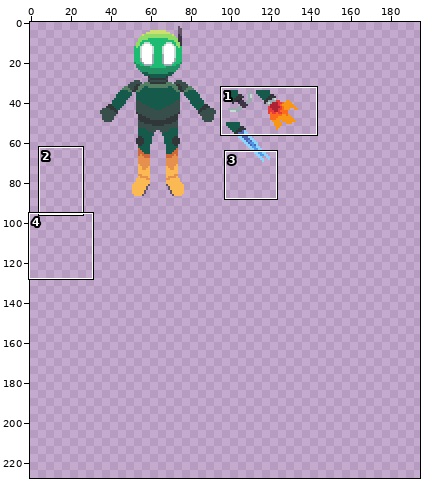
Pixel-art file -- Assets/Resources/Aseprite/player.aseprite. Above: a wide view before the commit, with the close-up outlined.
Close-up. Before the edit:
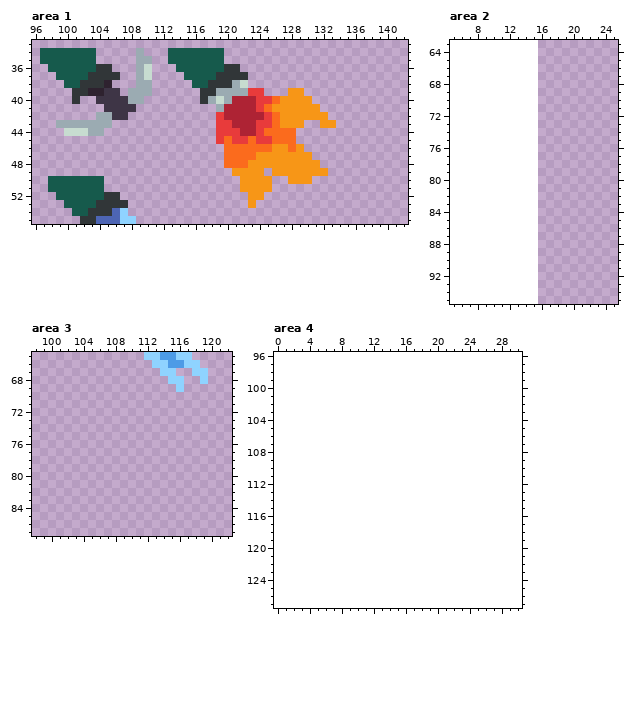
128x96 pixels, 1 frame. Shown: area 1: x 96..142, y 33..55; area 2: x 5..25, y 63..95; area 3: x 98..122, y 65..87; area 4: x 0..30, y 96..127. The old version is drawn lined up with the new one, on the new canvas. The wide view leaves out empty margins. The commit also changed other parts of the picture, which this record leaves out.
After the commit:
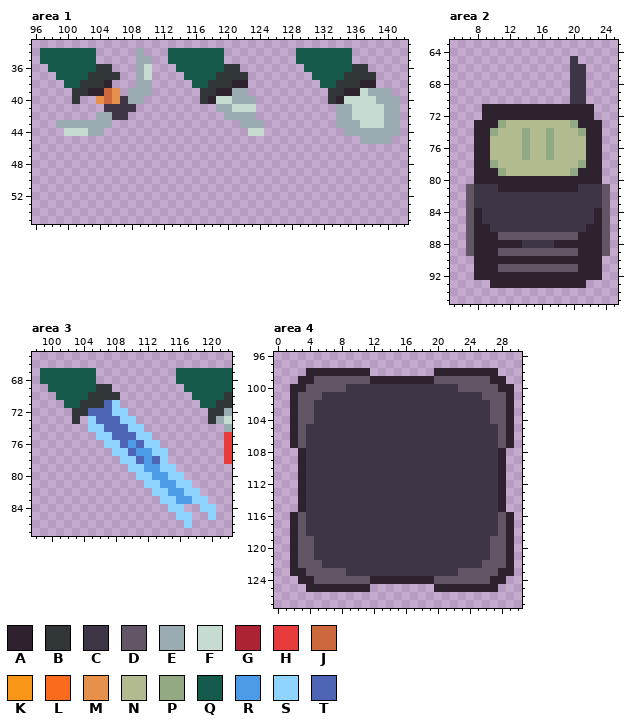
Palette (. is transparent): A #2e222f  B #313638  C #3e3546  D #625565  E #9babb2  F #c7dcd0  G #ae2334  H #e83b3b  J #cd683d  K #f79617  L #fb6b1d  M #e6904e  N #b2ba90  P #92a984  Q #165a4c  R #4d9be6  S #8fd3ff  T #4d65b4
What changed:
canvas 128x96 -> 256x256, the old top-left corner now at 16,0
--- area 1
@@ x 96..142 @@
 33 ...............................................
-34 .QQQQQQQ.....E...QQQQQQQ.......................
-35 .QQQQQQQ.....EE..QQQQQQQ.......................
-36 ..QQQQQQBB...EF...QQQQQQBB.....................
-37 ...QQQQBBBB..EF....QQQQBBBB....................
-38 ....QQBBBA...EE.....QQBBBEF....................
-39 .....BBAACC.EEE......BBEEEEHH...KK.............
-40 .....B..CCCCEE.......BEFEGGGHHLKKKK............
-41 .........CCCC..........EGGGGHLKKKKKK...........
-42 ........EECC...........HGGGGGHLKKKKKK..........
-43 ...EEEEEEE.............HHGGGHHLKKK..KK.........
-44 ....FFFEE..............HHHGGHLLLL..............
-45 .......................HLHHLHHLLL..............
-46 ........................LLLLLLKKLK.............
-47 ........................LLLLKKKKKKK............
-48 ........................LLLKKKKKKKKK...........
-49 .........................KKKK.KKKKKKK..........
-50 ..QQQQQQQ.................KKKK..KKK............
-51 ..QQQQQQQ.................KKKK.................
-52 ...QQQQQQBB................KK..................
-53 ....QQQQBBBB...............K...................
-54 .....QQBBBTS...................................
-55 ......BBTTTSS..................................
+34 .QQQQQQQ.....E...QQQQQQQ.........QQQQQQQ.......
+35 .QQQQQQQ.....EE..QQQQQQQ.........QQQQQQQ.......
+36 ..QQQQQQBB...EF...QQQQQQBB........QQQQQQBB.....
+37 ...QQQQBBBB..EF....QQQQBBBB........QQQQBBBB....
+38 ....QQBBBA...EE.....QQBBBAA.........QQBBBAA....
+39 .....BBAAJM.EEE......BBAAEE..........BBAAFEEE..
+40 .....B..MJMCEE.......BAFFEEE.........BAFFFFEEE.
+41 .........CCCC..........EEFFF..........EEFFFFEE.
+42 ........EECC............EEEE..........EEFFFFEE.
+43 ...EEEEEEE................EEE.........EEEFFFEE.
+44 ....FFFEE..................FF..........EEEEEEE.
+45 .........................................EEEE..
+46 ...............................................
+47 ...............................................
+48 ...............................................
+49 ...............................................
+50 ...............................................
+51 ...............................................
+52 ...............................................
+53 ...............................................
+54 ...............................................
+55 ...............................................
--- area 2
@@ x 5..25 @@
 64 .....................
-65 .....................
-66 .....................
-67 .....................
-68 .....................
-69 .....................
-70 .....................
-71 .....................
-72 .....................
-73 .....................
-74 .....................
-75 .....................
-76 .....................
-77 .....................
-78 .....................
-79 .....................
-80 .....................
-81 .....................
-82 .....................
-83 .....................
-84 .....................
-85 .....................
-86 .....................
-87 .....................
-88 .....................
-89 .....................
-90 .....................
-91 .....................
-92 .....................
-93 .....................
+65 ...............C.....
+66 ...............CC....
+67 ...............CC....
+68 ...............CC....
+69 ...............CC....
+70 ...............CC....
+71 ....AAAAAAAAAAAAAA...
+72 ....AAAAAAAAAAAAAA...
+73 ...AAAPNNNNNNNNPAAA..
+74 ...AAPNNNPNNPNNNPAA..
+75 ...AANNNNPNNPNNNNAA..
+76 ...AANNNNPNNPNNNNAA..
+77 ...AANNNNPNNPNNNNAA..
+78 ...AAPNNNNNNNNNNPAA..
+79 ...AAAPNNNNNNNNPAAA..
+80 ...AAAAAAAAAAAAAAAA..
+81 ..DCCCAAAAAAAAAACCCD.
+82 ..DCCCCCCCCCCCCCCCCD.
+83 ..DCCCCCCCCCCCCCCCCD.
+84 ..DACCCCCCCCCCCCCCAD.
+85 ..DACCCCCCCCCCCCCCAD.
+86 ..DAACCCCCCCCCCCCAAD.
+87 ..DAAADDDDDDDDDDAAAD.
+88 ..DAAAAAACCCCAAAAAAD.
+89 ..DAAADDDDDDDDDDAAAD.
+90 ...AAAAAAAAAAAAAAAA..
+91 ...AAADDDDDDDDDDAAA..
+92 ...AAAAAAAAAAAAAAAA..
+93 .....AAAAAAAAAAAA....
 94 .....................
--- area 3
@@ x 98..122 @@
-65 ..............SSRRSS.....
-66 ...............SSRRSS....
-67 ................SS..SS...
-68 .................SS..S...
-69 ..................S......
-70 .........................
-71 .........................
-72 .........................
-73 .........................
-74 .........................
-75 .........................
-76 .........................
-77 .........................
-78 .........................
-79 .........................
-80 .........................
-81 .........................
-82 .........................
-83 .........................
-84 .........................
-85 .........................
-86 .........................
+65 .........................
+66 .........................
+67 .QQQQQQQ..........QQQQQQQ
+68 .QQQQQQQ..........QQQQQQQ
+69 ..QQQQQQBB.........QQQQQQ
+70 ...QQQQBBBB.........QQQQB
+71 ....QQBBBTS..........QQBB
+72 .....BBTTTSS..........BBE
+73 .....B.STTTSS.........BEF
+74 .......SSTTTSS..........E
+75 ........SSTTTSS.........H
+76 .........SSTRTSS........H
+77 ..........SSTRRSS.......H
+78 ...........SSTRTS.......H
+79 ............SSRRSS.......
+80 .............SSRRSS......
+81 ..............SSRRSS.....
+82 ...............SSRRSS....
+83 ................SSRRSS...
+84 .................SS..SS..
+85 ..................SS..S..
+86 ...................S.....
 87 .........................
--- area 4
@@ x 0..30 @@
  97 ...............................
- 98 ...............................
- 99 ...............................
-100 ...............................
-101 ...............................
-102 ...............................
-103 ...............................
-104 ...............................
-105 ...............................
-106 ...............................
-107 ...............................
-108 ...............................
-109 ...............................
-110 ...............................
-111 ...............................
-112 ...............................
-113 ...............................
-114 ...............................
-115 ...............................
-116 ...............................
-117 ...............................
-118 ...............................
-119 ...............................
-120 ...............................
-121 ...............................
-122 ...............................
-123 ...............................
-124 ...............................
-125 ...............................
+ 98 ....AAAAAAAA........AAAAAAAA...
+ 99 ...AADDDDDDDAAAAAAAADDDDDDDAA..
+100 ..AADDDDDCCCCCCCCCCCCCCDDDDDAA.
+101 ..ADDDCCCCCCCCCCCCCCCCCCCCDDDA.
+102 ..ADDCCCCCCCCCCCCCCCCCCCCCCDDA.
+103 ..ADDCCCCCCCCCCCCCCCCCCCCCCDDA.
+104 ..ADDCCCCCCCCCCCCCCCCCCCCCCDDA.
+105 ..ADCCCCCCCCCCCCCCCCCCCCCCCCDA.
+106 ..ADCCCCCCCCCCCCCCCCCCCCCCCCDA.
+107 ..ADCCCCCCCCCCCCCCCCCCCCCCCCDA.
+108 ...ACCCCCCCCCCCCCCCCCCCCCCCCA..
+109 ...ACCCCCCCCCCCCCCCCCCCCCCCCA..
+110 ...ACCCCCCCCCCCCCCCCCCCCCCCCA..
+111 ...ACCCCCCCCCCCCCCCCCCCCCCCCA..
+112 ...ACCCCCCCCCCCCCCCCCCCCCCCCA..
+113 ...ACCCCCCCCCCCCCCCCCCCCCCCCA..
+114 ...ACCCCCCCCCCCCCCCCCCCCCCCCA..
+115 ...ACCCCCCCCCCCCCCCCCCCCCCCCA..
+116 ..ADCCCCCCCCCCCCCCCCCCCCCCCCDA.
+117 ..ADCCCCCCCCCCCCCCCCCCCCCCCCDA.
+118 ..ADCCCCCCCCCCCCCCCCCCCCCCCCDA.
+119 ..ADDCCCCCCCCCCCCCCCCCCCCCCDDA.
+120 ..ADDCCCCCCCCCCCCCCCCCCCCCCDDA.
+121 ..ADDCCCCCCCCCCCCCCCCCCCCCCDDA.
+122 ..ADDDCCCCCCCCCCCCCCCCCCCCDDDA.
+123 ..AADDDDDCCCCCCCCCCCCCCDDDDDAA.
+124 ...AADDDDDDDAAAAAAAADDDDDDDAA..
+125 ....AAAAAAAA........AAAAAAAA...
 126 ...............................
Pixel boxes of the changes (left, top, right, bottom) in both close-ups:
changed: (208, 48, 400, 208)
changed: (96, 88, 120, 104)
erased: (48, 176, 136, 224)
added: (466, 56, 610, 288)
changed: (40, 352, 232, 528)
added: (290, 368, 514, 592)
